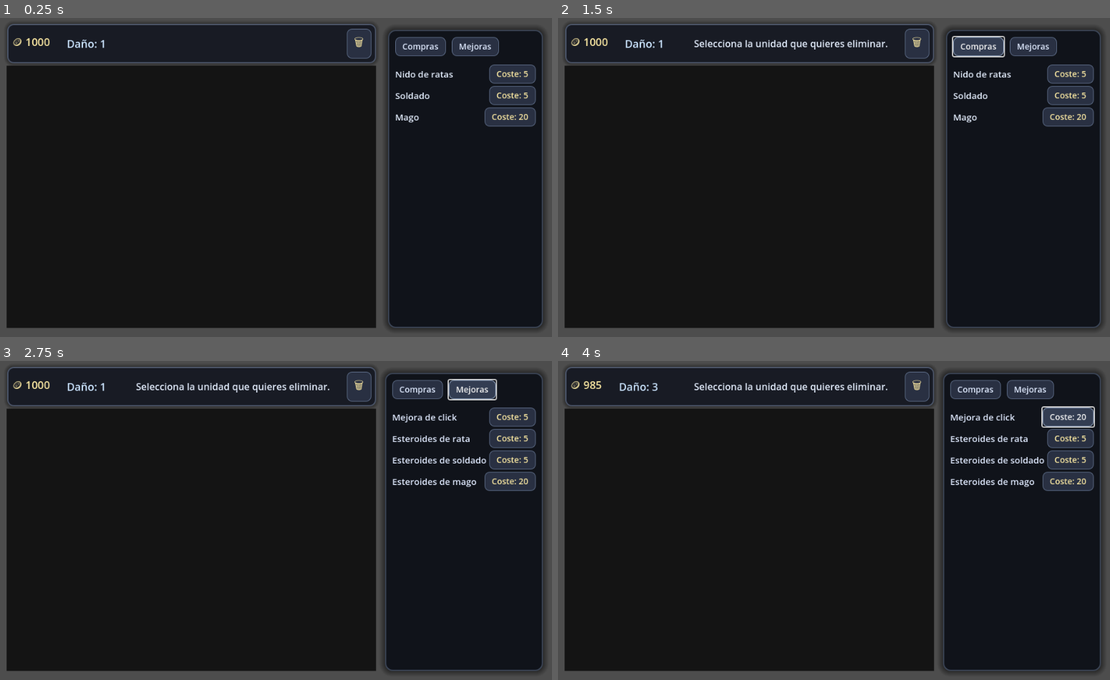
Above: before the commit, frames 1-4 (two rows, left to right).
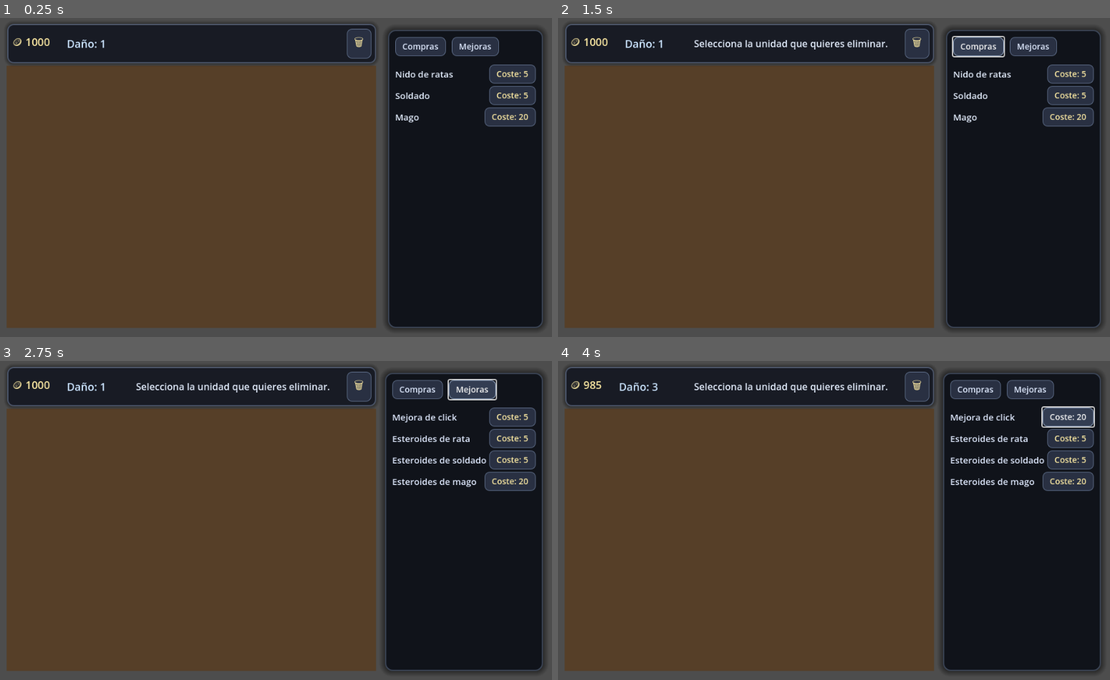
Above: after the commit, the same moments.

Repository: sbg93/Prueba
Game: Godot game, scene res://scenes/Main.tscn
Same seed, same stepped clock (60 frames per second), same inputs: the game is played once before the commit and once after it.
Inputs:
- Up to frame 1 (0.25 s): no input
- Up to frame 2 (1.5 s): click "🗑" at 0.5 s; click "Compras" at 1.25 s
- Up to frame 3 (2.75 s): click "Mejoras" at 2 s
- Up to frame 4 (4 s): click "Coste: 5" at 2.75 s; click "Coste: 10" at 3.5 s

The runs differ from the first frame. In frame 1, 55% of the frame differs, in the area x 1-69%, y 14-98%; in frame 2, 55%; in frame 3, 55%; in frame 4, 55%.

Commit message:
Update playfield background color

Diff:
--- a/scenes/Main.tscn
+++ b/scenes/Main.tscn
@@ -107,7 +107,7 @@
 
 [node name="PlayfieldBackdrop" type="Polygon2D" parent="."]
 position = Vector2(40, 80)
-color = Color(0.08, 0.08, 0.08, 1)
+color = Color(0.34, 0.25, 0.16, 1)
 polygon = PackedVector2Array(0, 0, 620, 0, 620, 440, 0, 440)
 
 [node name="Playfield" type="Node2D" parent="."]
